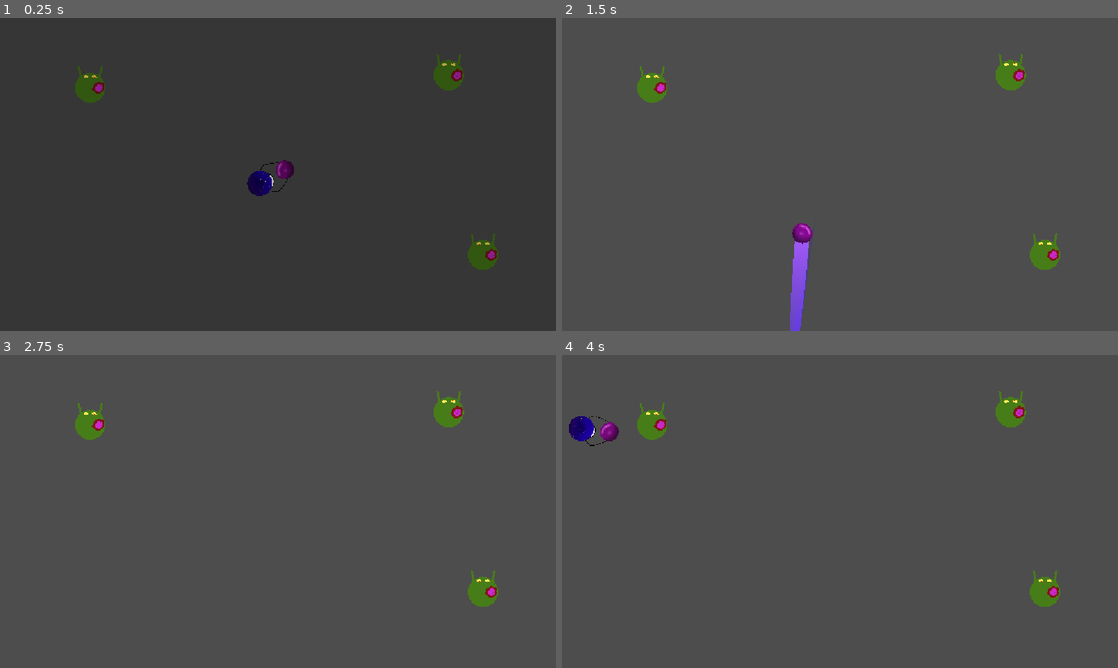
Above: before the commit, frames 1-4 (two rows, left to right).
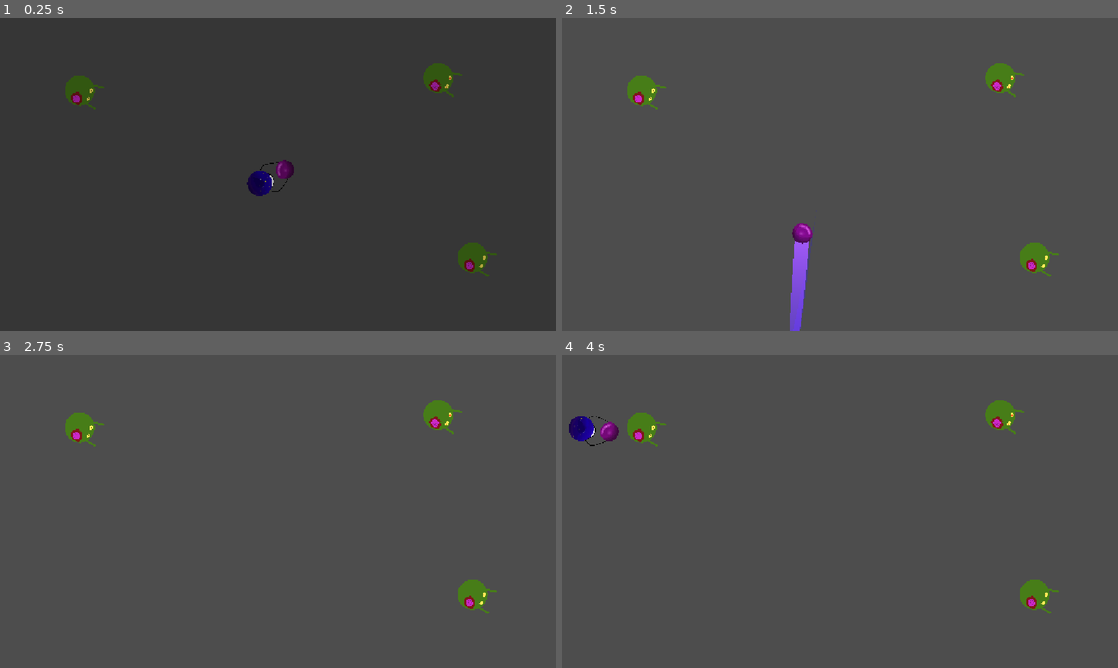
Above: after the commit, the same moments.

Repository: neilavesterinen/Haven-Bounce-Back-Shooter
Game: Godot game, scene res://test_scene.tscn
Same seed, same stepped clock (60 frames per second), same inputs: the game is played once before the commit and once after it. This scene is started directly instead of the project's main scene.
Inputs (mouse positions are in pixels of both pictures, inside the frame that each line leads up to):
- Up to frame 1 (0.25 s): no input
- Up to frame 2 (1.5 s): tap Enter at 0.5 s; move the mouse to (812, 237) at 0.52 s; hold W (up) 0.53-1.25 s; click (812, 237) at 0.6 s; drag from (1006, 221) to (1012, 74) at 1.27 s
- Up to frame 3 (2.75 s): move the mouse to (111, 464) at 2.02 s; hold A (left) from 2.03 s (still down); tap Enter at 2.1 s
- Up to frame 4 (4 s): release A (left) at 2.75 s; tap Space at 2.75 s; drag from (867, 511) to (650, 423) at 2.77 s; move the mouse to (756, 433) at 3.52 s; hold S (down) from 3.53 s (still down); click (756, 433) at 3.6 s

The runs differ from the first frame. In frame 1, 1.3% of the frame differs, in the area x 11-90%, y 11-83%; in frame 2, 1.3%; in frame 3, 1.3%; in frame 4, 1.3%.

Commit message:
Enemy fixed

Diff:
--- a/enemy/enemy.gd
+++ b/enemy/enemy.gd
@@ -9,6 +9,8 @@
 var health := MAX_HEALTH
 
 @onready var nav_agent: NavigationAgent2D = $NavigationAgent2D
+
+@export var sprite : Sprite2D
 
 
 func _ready() -> void:
@@ -32,6 +34,9 @@
 	# Calculate velocity toward the next waypoint
 	var new_velocity: Vector2 = current_agent_position.direction_to(next_path_position) * SPEED
 
+	sprite.look_at(next_path_position)
+	sprite.rotate(PI/2)
+
 	# If using NavigationAgent2D avoidance, pass it to velocity; otherwise directly move
 	velocity = new_velocity
 	move_and_slide()
--- a/enemy/enemy.tscn
+++ b/enemy/enemy.tscn
@@ -10,9 +10,10 @@
 [sub_resource type="CircleShape2D" id="CircleShape2D_kdcb3"]
 radius = 33.0
 
-[node name="Enemy" type="CharacterBody2D" unique_id=1634294982 groups=["enemy"]]
+[node name="Enemy" type="CharacterBody2D" unique_id=1634294982 node_paths=PackedStringArray("sprite") groups=["enemy"]]
 collision_mask = 3
 script = ExtResource("1_7k104")
+sprite = NodePath("Icon")
 
 [node name="Icon" type="Sprite2D" parent="." unique_id=266075212]
 position = Vector2(-13, -5)
